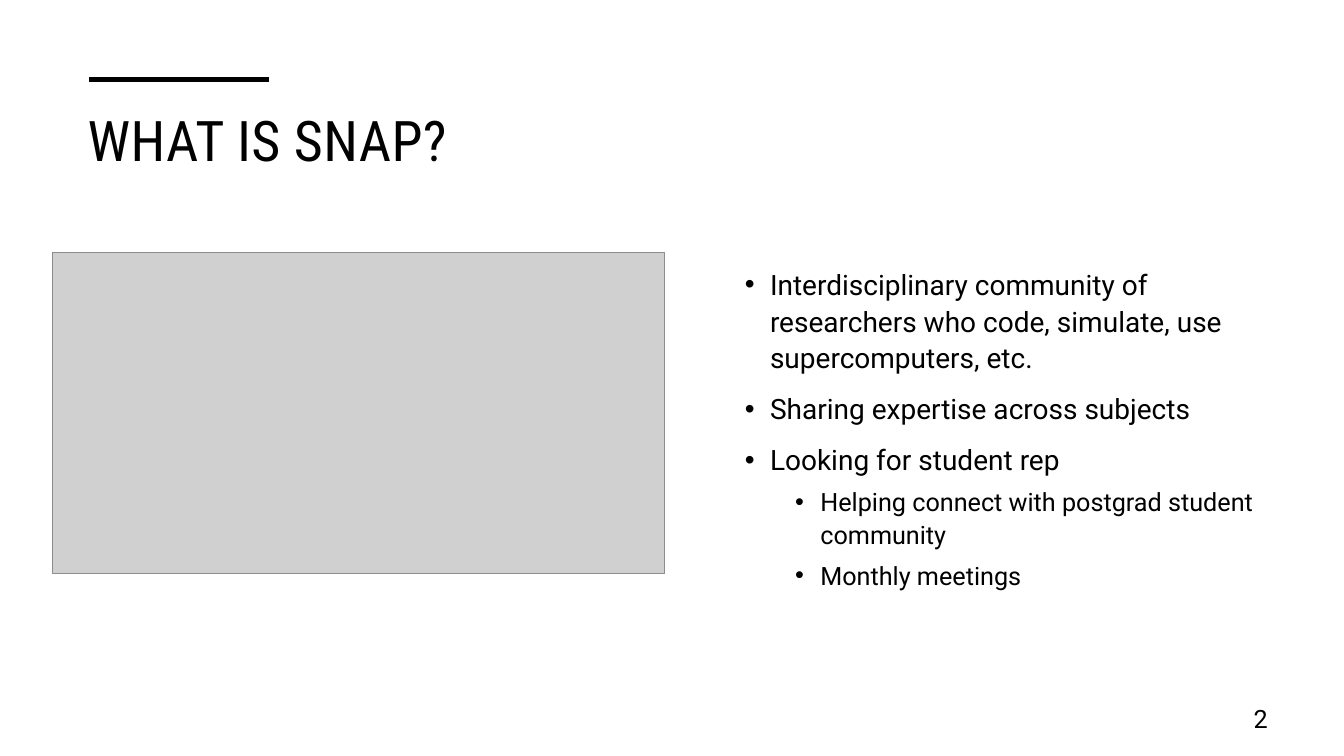
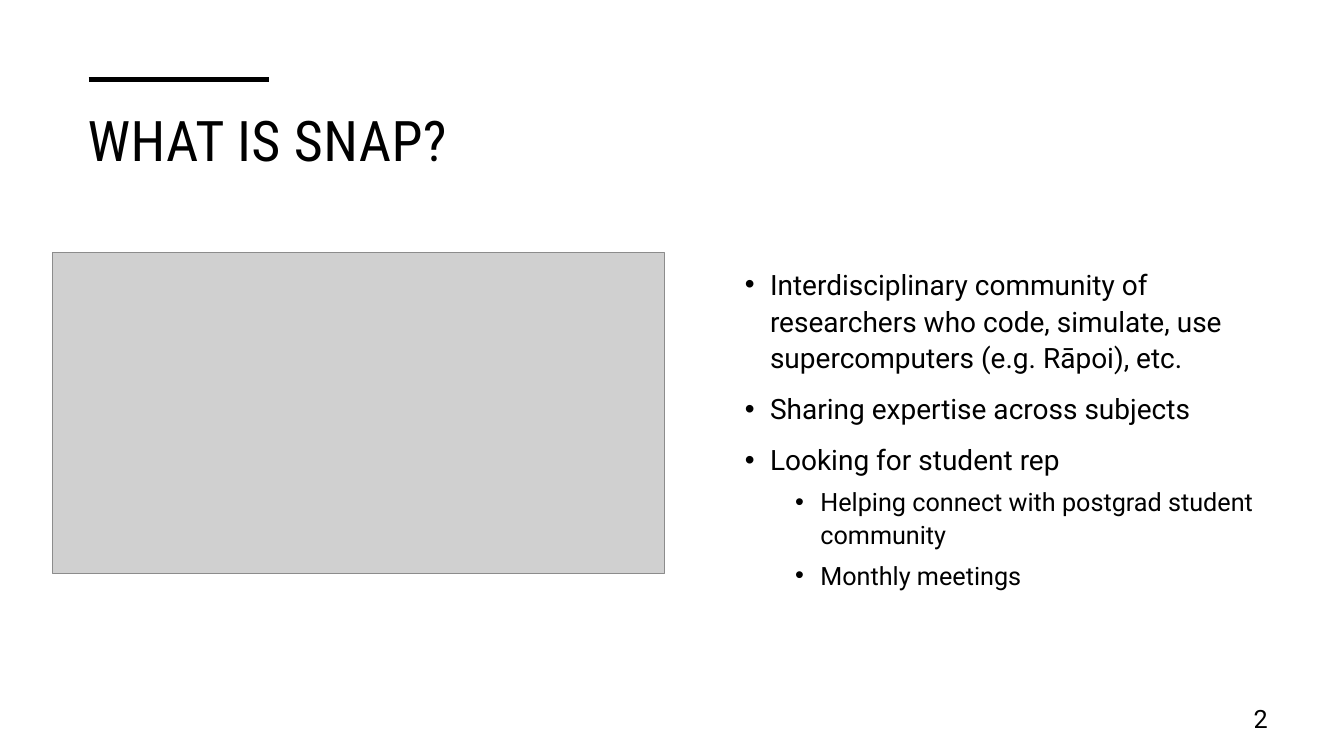
Before and after one commit to daniel-wrench/snap-research-template, a slide deck: slide 2 of doc/workshop_slides.pptx. Drawn at 1344x756 pixels with LibreOffice and Linux fonts; fonts in the diff are those of the drawing; grey boxes stand for pictures. Boxes give left, top, right and bottom in pixels: in the first picture for what was removed or moved away, otherwise in the second. Text is boxed around its words. In the diff, an @@ line names an element or a change of style, - is before the commit and + after.

```diff
--- a/doc/workshop_slides.pptx
+++ b/doc/workshop_slides.pptx
@@ text at [770, 273, 1222, 375]: text changed @@
-• Interdisciplinary community of researchers who code, simulate, use supercomputers, etc.
+• Interdisciplinary community of researchers who code, simulate, use supercomputers (e.g. Rāpoi), etc.
```
Also in this commit, not shown: 7 other slides changed, 3 slides added, 2 other files.
